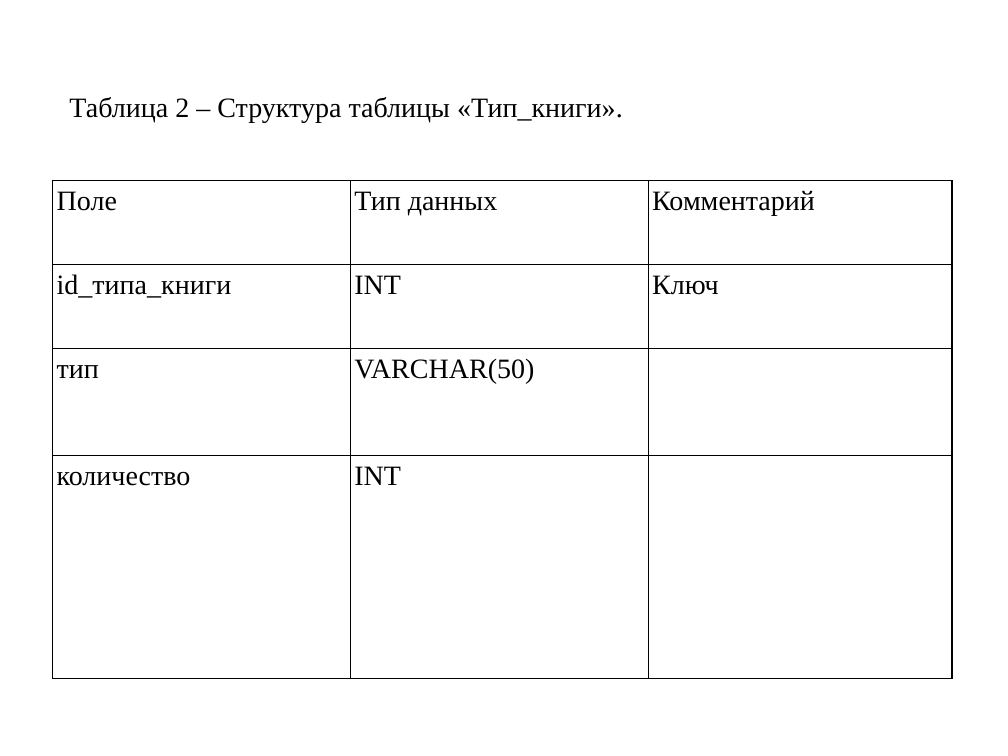
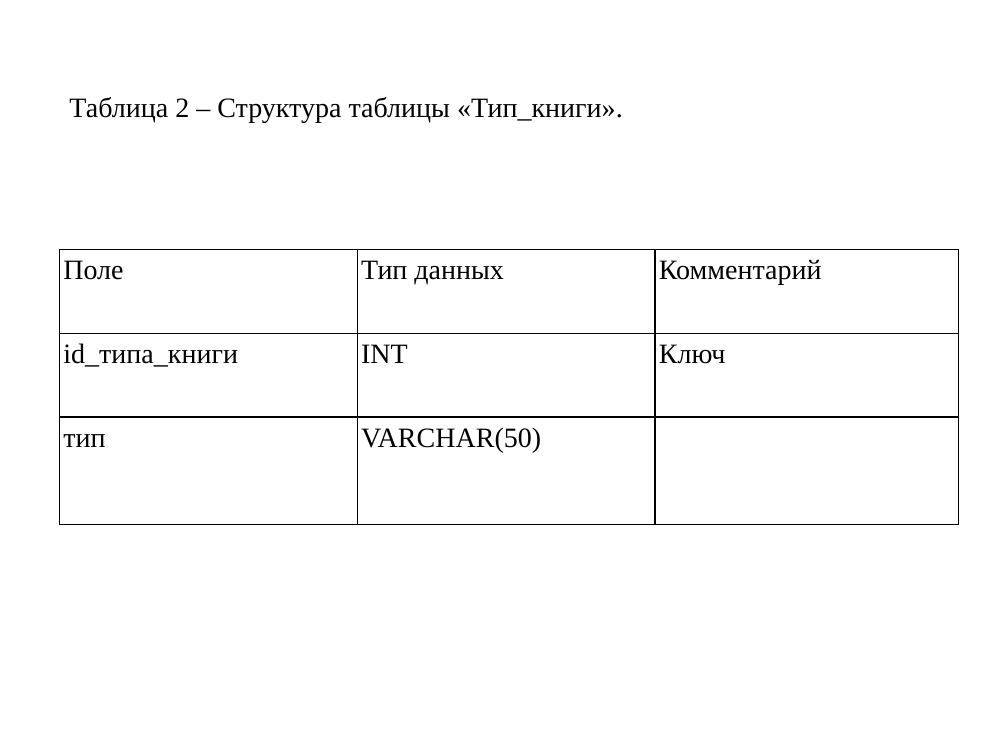
Before and after one commit to VividPhoenixGame/Kursovaya_Pungin, a slide deck: slide 7 of БД для домашней библиотеки1.pptx. Drawn at 1008x756 pixels with LibreOffice and Linux fonts; fonts in the diff are those of the drawing. Boxes give left, top, right and bottom in pixels: in the first picture for what was removed or moved away, otherwise in the second. Text is boxed around its words. In the diff, an @@ line names an element or a change of style, - is before the commit and + after.

```diff
--- a/БД для домашней библиотеки1.pptx
+++ b/БД для домашней библиотеки1.pptx
@@ table at [59,250,958,525] @@
-row 4: количество | INT | 
@@ table: place and size @@
-table at [52,180,951,678]
+table at [59,250,958,525]
```
Also in this commit, not shown: 7 other slides changed, 2 other files.
